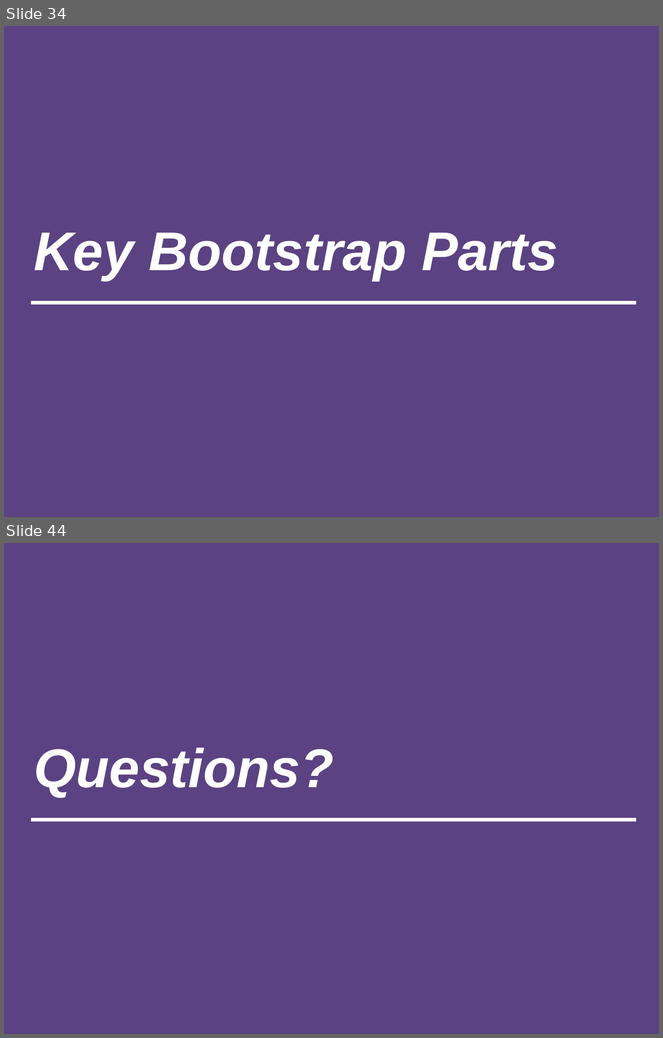
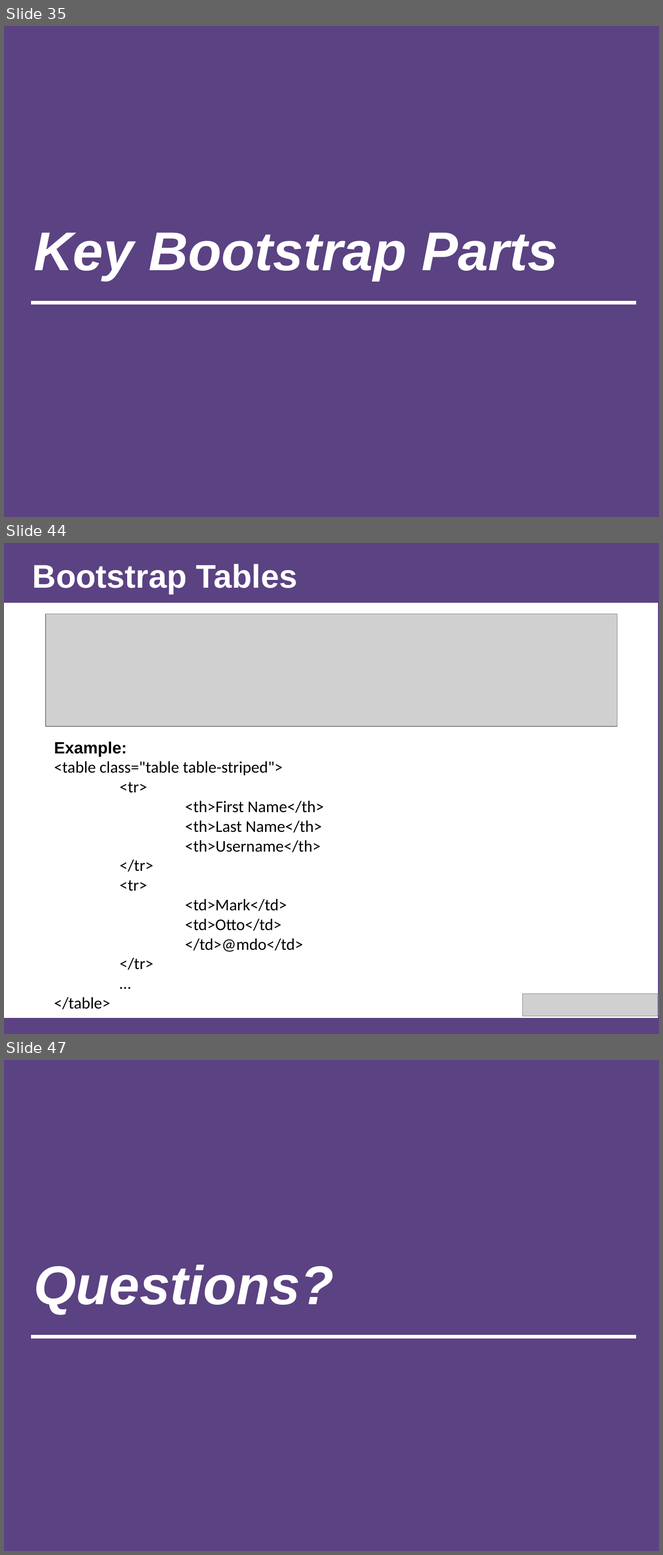
Before and after one commit to afhaque/Rice-DevChats-Bootstrap, a slide deck: slides/AHaque_Bootstrap-Presentation_1-24-15.pptx. Shown one above the other, each under a label of ours: slides 34 and 44 before the commit, slides 35, 44 and 47 after it; the slides between them are not shown. The pictures are 663x1038 and 663x1555 pixels, drawn with LibreOffice and Linux fonts; fonts in the diff are those of the drawing; grey boxes stand for pictures. Boxes give left, top, right and bottom in pixels: in the first picture for what was removed or moved away, otherwise in the second. Text is boxed around its words. In the diff, an @@ line names an element or a change of style, - is before the commit and + after.

```diff
--- a/slides/AHaque_Bootstrap-Presentation_1-24-15.pptx
+++ b/slides/AHaque_Bootstrap-Presentation_1-24-15.pptx
@@ slide 44 added at (4, 543, 659, 1034), background #5B4282 @@
@@ title added at (33, 564, 297, 593), 36 pt, text #FFFFFF, bold @@
+Bootstrap Tables
@@ rectangle added at (4, 603, 658, 1018), fill #FFFFFF @@
@@ picture added at (46, 614, 618, 727) @@
@@ text added at (54, 742, 324, 1010), 18 pt, text #000000 @@
+Example:
+<table class="table table-striped">
+<tr>
+<th>First Name</th>
+<th>Last Name</th>
+<th>Username</th>
+</tr>
+<tr>
+<td>Mark</td>
+<td>Otto</td>
+</td>@mdo</td>
+</tr>
+…
+</table>
@@ picture added at (523, 994, 659, 1016) @@
@@ what was slide 34 is now slide 35 @@
@@ what was slide 44 is now slide 47 @@
```
Also in this commit, not shown: 6 slides changed, 8 other slides added, 6 slides removed, 2 other files.
